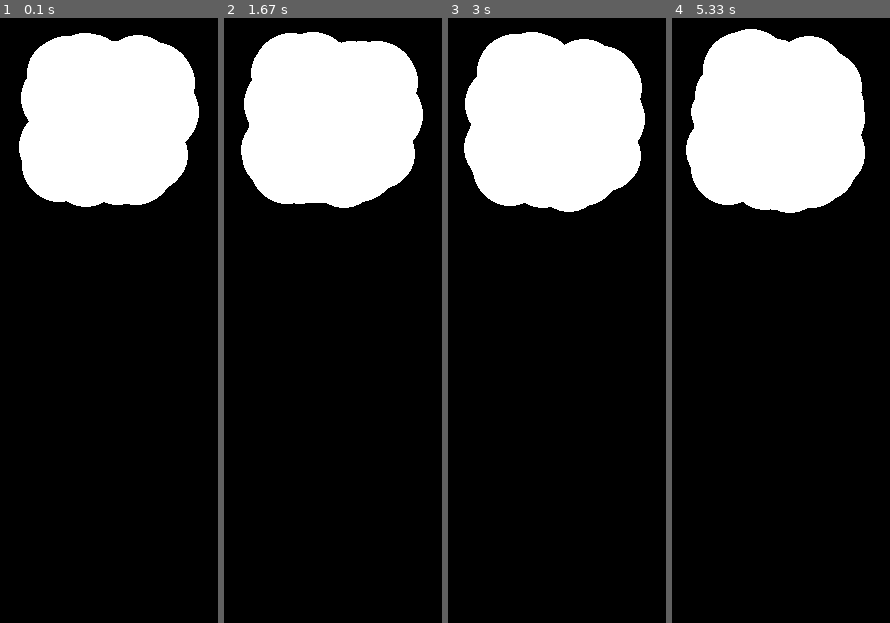
Above: before the commit, frames 1-4 (left to right).
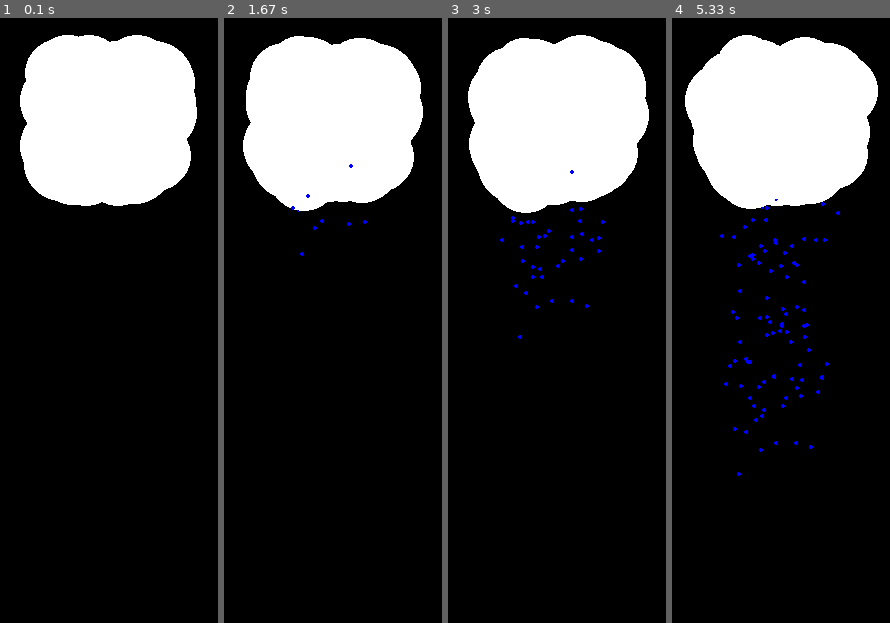
Above: after the commit, the same moments.

Repository: sagieppel/PyGame2
Game: pygame game, started from Lesson4.py
The game is run twice, just before and just after one commit, with the same random seed, the same clock (stepped at 60 frames per second) and the same inputs.
Inputs:
- Up to frame 1 (0.1 s): no input
- Up to frame 2 (1.67 s): no input
- Up to frame 3 (3 s): no input
- Up to frame 4 (5.33 s): no input

The runs differ from the first frame. In frame 1, 0.6% of the frame differs, in the area x 8-92%, y 2-32%; in frame 2, 1.3%; in frame 3, 2.2%; in frame 4, 3.5%, in the area x 5-95%, y 1-76%.

Commit message:
Update Lesson4.py

Diff:
--- a/Lesson4.py
+++ b/Lesson4.py
@@ -17,6 +17,12 @@
 def update(circle):
     circle["x"] +=  circle["xspeed"]+random.randint(-100,100)*circle["noise"]
     circle["y"] += circle["yspeed"]+random.randint(-100,100)*circle["noise"]
+    if random.randint(0,1000)==1:
+          circle["color"]=[0, 0, 255]
+          circle["yspeed"]= 1
+          circle["size"] = 2
+
+
     pygame.draw.circle(screen, circle["color"], [int(circle["x"]),int(circle["y"])], int(circle["size"]))
 
 #----------------initiate pygame---------------------------------------------------------
